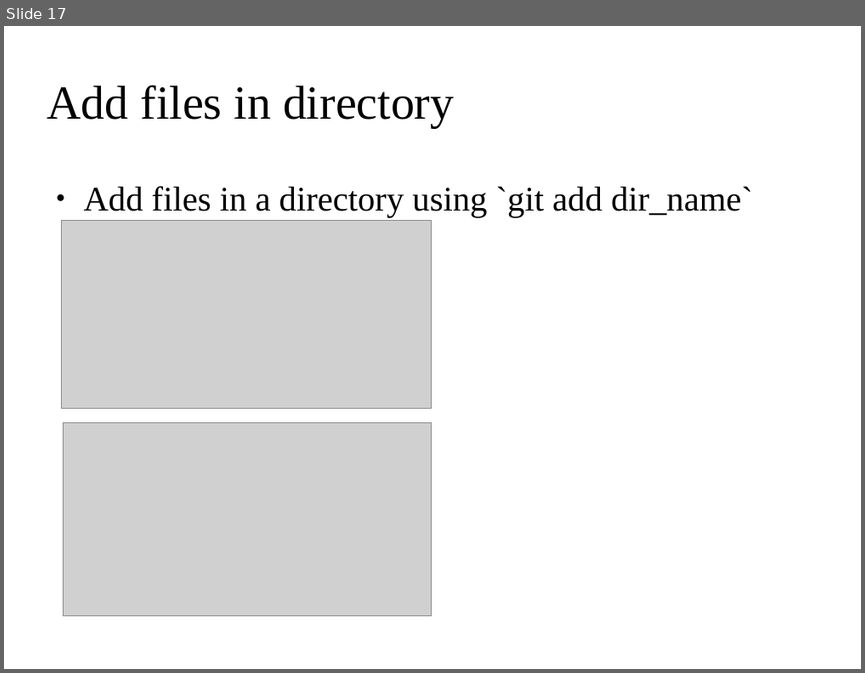
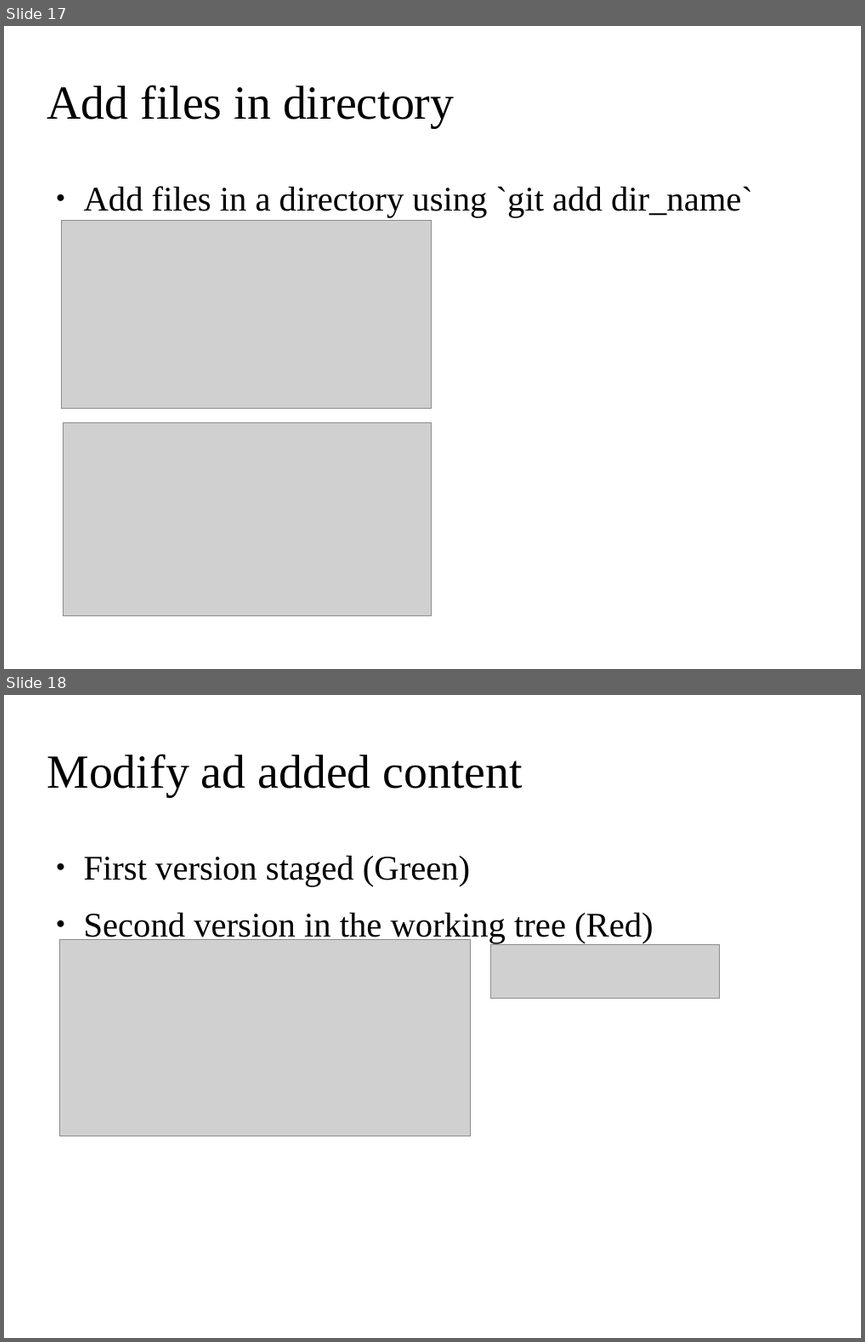
Before and after one commit to ehsansh84/git-tutorial, a slide deck: git.odp. Shown one above the other, each under a label of ours: slide 17 before the commit, slides 17 and 18 after it. The pictures are 865x673 and 865x1342 pixels, drawn with LibreOffice and Linux fonts; fonts in the diff are those of the drawing; grey boxes stand for pictures; background and template pictures are left out. Boxes give left, top, right and bottom in pixels: in the first picture for what was removed or moved away, otherwise in the second. Text is boxed around its words. In the diff, an @@ line names an element or a change of style, - is before the commit and + after.

```diff
--- a/git.odp
+++ b/git.odp
@@ slide 18 added at (4, 695, 861, 1338), background picture (left out) @@
@@ title added at (46, 754, 522, 797), 44 pt, text #000000 @@
+Modify ad added content
@@ text added at (84, 855, 653, 943), 32 pt, text #000000 @@
+● First version staged (Green)
+● Second version in the working tree (Red)
@@ picture added at (60, 939, 471, 1136) @@
@@ picture added at (491, 945, 720, 998) @@
```
Also in this commit, not shown: 1 slide changed, 20 other slides added, 10 slides removed.
